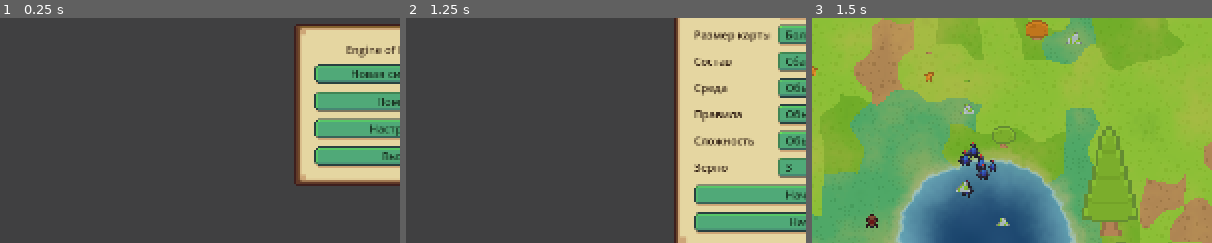
Above: before the commit, frames 1-3 (left to right).
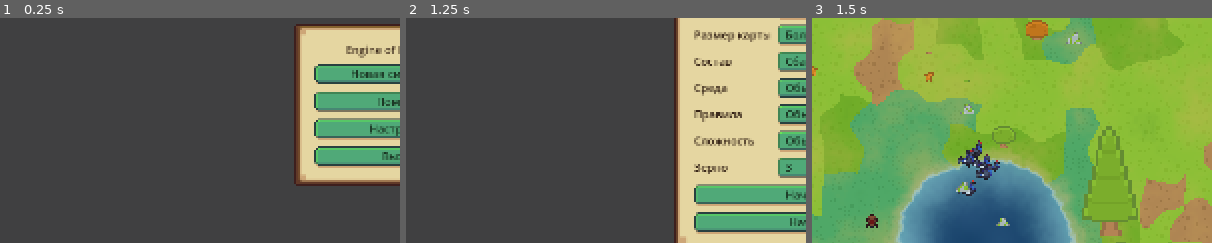
Above: after the commit, the same moments.

Repository: plasticlife-art/animals
Game: Godot game, scene res://scenes/main/main.tscn
The game is run twice, just before and just after one commit, with the same random seed, the same clock (stepped at 60 frames per second) and the same inputs.
Inputs:
- Up to frame 1 (0.25 s): no input
- Up to frame 2 (1.25 s): click "Новая симуляция" at 0.5 s
- Up to frame 3 (1.5 s): click "Начать" at 1.25 s
The pictures show only the part of the screen within x 0-50%, y 31-81%; the shares and areas given below are measured in that part.

Frames 1-2 are identical in both runs. In frame 3, 0.8% of the frame differs, in the area x 36-47%, y 54-80%.

Commit message:
Let hungry carrion eaters look further for carrion, asleep and awake
A species that lives on carrion alone now widens its search from the hunger
it starts eating at (`perception.carcass_search_widen_hunger`, grouse 28)
rather than only past critical hunger, as a fox, which hunts, still does.
Asleep at hunger 30 to 50, whole flocks of grouse looked no further than 840,
wandered blind for a year at zero energy and missed their breeding season
while bodies lay a little further off.

Co-Authored-By: Claude Opus 5.5 <noreply@anthropic.com>

Diff:
--- a/data/config/species.json
+++ b/data/config/species.json
@@ -231,6 +231,7 @@
       "danger_radius": 260.0,
       "water_search_radius": 1440.0,
       "water_memory_duration_seconds": 120.0,
+      "carcass_search_widen_hunger": 28.0,
       "neighbor_radius": 160.0,
       "separation_radius": 56.0,
       "mate_search_radius": 120.0,
--- a/scripts/tests/reach_tests.gd
+++ b/scripts/tests/reach_tests.gd
@@ -3,7 +3,8 @@
 ## Targets an awake animal cannot reach (`AgentBase.unreachable_targets`): navigation says when
 ## its route search found none, and a deer leaves a pond, a predator a carcass it cannot get
 ## to, for one it can, instead of standing at the wall until its strength is gone. The memory
-## lapses, keeps to a dozen and travels with the animal's state.
+## lapses, keeps to a dozen and travels with the animal's state. And carrion further off: a
+## species that lives on it looks further once it is hungry at all, asleep as awake.
 
 const Helpers := preload("res://scripts/tests/test_helpers.gd")
 const AgentBaseScript := preload("res://scripts/agents/agent_base.gd")
@@ -20,6 +21,7 @@
 	_test_predator_leaves_a_carcass_it_cannot_reach(a)
 	_test_memory_lapses_and_keeps_to_a_dozen(a)
 	_test_memory_travels_with_the_animal(a)
+	_test_hungry_carrion_eaters_look_further(a)
 
 
 ## Walls in the cells around `SHUT_IN`: rows and columns 4 to 7, the inner four left open.
@@ -140,3 +142,42 @@
 	a.equal(other.unreachable_targets, deer.unreachable_targets, "through sleep, waking and saves")
 	a.is_true(not other.path_reachable, "with what its route last said")
 	Helpers.destroy_manager(manager)
+
+
+func _test_hungry_carrion_eaters_look_further(a) -> void:
+	var manager = Helpers.create_manager_with(Helpers.build_large_sector_bundle(9506), 9506)
+	var world = manager.world_state
+	var species: Dictionary = manager.config_bundle["species"]
+	var grouse: Dictionary = species["scavenger"]["perception"]
+	var fox: Dictionary = species["predator"]["perception"]
+	var base: float = world.carcass_search_radius_for(10.0, grouse)
+	a.equal(world.carcass_search_radius_for(20.0, grouse), base, "a grouse not yet hungry looks as far as ever")
+	a.greater(world.carcass_search_radius_for(40.0, grouse), base + 300.0, "a hungry one further")
+	a.equal(world.carcass_search_radius_for(40.0, fox), world.carcass_search_radius_for(10.0, fox),
+		"a fox, which hunts, only once its hunger is critical")
+	# A sleeping flock at hunger 40 with a body some 1150 away: it used to wander.
+	var center := Vector2(768.0, 768.0)
+	for index in range(6):
+		var bird = world.spawn_agent("scavenger", center + Vector2(float(index % 3) * 40.0, float(index / 3) * 40.0), 0,
+			AgentBaseScript.SEX_FEMALE if index % 2 == 0 else AgentBaseScript.SEX_MALE, {"reason": "test"})
+		bird.age = 60.0
+		bird.hunger = 40.0
+		bird.thirst = 0.0
+	Helpers._refresh_spatial_queries(world)
+	var sector_key: Vector2i = world._get_sector_key(center)
+	world._sleep_sector(sector_key)
+	var aggregates: Array = world._sector_states[sector_key].get("dormant_aggregates", [])
+	a.is_true(not aggregates.is_empty(), "the flock sleeps")
+	if aggregates.is_empty():
+		Helpers.destroy_manager(manager)
+		return
+	var flock: Dictionary = aggregates[0]
+	flock["avg_hunger"] = 40.0
+	flock["peak_hunger"] = 40.0
+	flock["avg_thirst"] = 0.0
+	flock["peak_thirst"] = 0.0
+	var carcass := Helpers.spawn_carcass(world, center + Vector2(1150.0, 40.0), 120.0)
+	var goal: Dictionary = world._select_dormant_goal(sector_key, flock)
+	a.equal(str(goal.get("goal_kind", "")), "seek_carcass", "now it goes for the body (%s)" % str(goal.get("goal_kind", "")))
+	a.equal(int(goal.get("carcass_id", -1)), carcass, "that body")
+	Helpers.destroy_manager(manager)
--- a/scripts/world/world_state.gd
+++ b/scripts/world/world_state.gd
@@ -812,11 +812,15 @@
 
 
 ## How far an animal at `hunger` looks for carrion. Shared by live animals and sleeping
-## aggregates, so both reach for the same bodies.
+## aggregates, so both reach for the same bodies. It widens past critical hunger, or from
+## `perception.carcass_search_widen_hunger` for a species that lives on carrion alone: a sleeping
+## flock of grouse at hunger 30 to 50 looked no further than 840 and wandered blind for a year,
+## never eating enough to breed, while bodies lay a little further off.
 func carcass_search_radius_for(hunger: float, perception: Dictionary) -> float:
 	var balance: Dictionary = config_bundle.get("balance", {})
 	var base := float(balance.get("carcass", {}).get("search_radius", perception.get("vision_radius", 240.0)))
-	var critical := float(balance.get("state_thresholds", {}).get("critical_hunger", 60.0))
+	var critical := float(perception.get("carcass_search_widen_hunger",
+		balance.get("state_thresholds", {}).get("critical_hunger", 60.0)))
 	if hunger <= critical:
 		return base
 	var need_max := float(balance.get("need_max", 100.0))
Not shown, changed: docs/ARCHITECTURE.md
